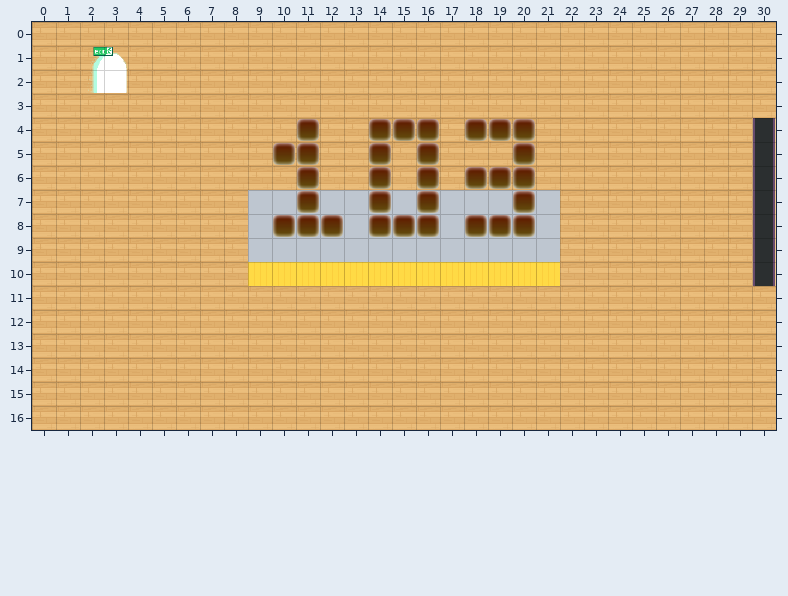
Tiled map (JSON) -- dist/map/103.json. That is the earlier state.
Cells are 32x32 px. Shown: x 0..30, y 0..16.
The result:
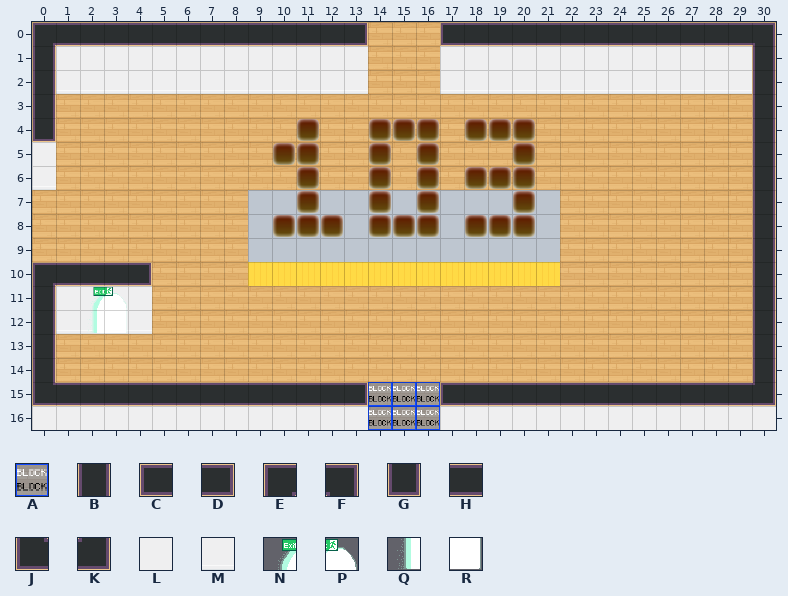
Key: from "Special_Zones": A 0; from "tileset5_export": B 44, C 46, D 47, E 48, F 49, G 55, H 56, J 58, K 59, L 62, M 72; from "worldExit": N 0, P 1, Q 2, R 3.
_ is an empty cell.
Tiles of an added or newly shown layer are drawn over the layers below it.
See-through tiles are keyed as they look on the map.
What changed:
Layer "block-south" (now shown):
There is now tile A in rows 15 to 16 at x 14 to 16.
Layer "walls" (now shown):
There is now tile B in rows 1 to 3 at x 0 and 30; in rows 11 to 14 at x 0 and 30.
There is now tile C in row 0 at x 17; in row 15 at x 17.
There is now tile D in row 0 at x 13; in row 15 at x 13.
There is now tile E in row 0 at x 0.
There is now tile F in row 0 at x 30.
There is now tile G in row 4 at x 0.
There is now tile H in row 0 at x 1 to 12 and 18 to 29; in row 15 at x 1 to 12 and 18 to 29.
There is now tile J in row 15 at x 0.
There is now tile K in row 15 at x 30.
There is now tile L in row 1 at x 1 to 13 and 17 to 29; in row 5 at x 0; in row 16 at x 0 to 13 and 17 to 30.
There is now tile M in row 2 at x 1 to 13 and 17 to 29; in row 6 at x 0.
Layer "walltest" (added):
There is now tile D in row 10 at x 4.
There is now tile E in row 10 at x 0.
There is now tile H in row 10 at x 1 to 3.
There is now tile L in row 11 at x 1 to 4.
There is now tile M in row 12 at x 1 to 4.
Layer "LOBBYx":
There is now tile N in row 11 at x 2.
There is now tile P in row 11 at x 3.
There is now tile Q in row 12 at x 2.
There is now tile R in row 12 at x 3.
The author cleared tile N in row 1 at x 2.
The author cleared tile P in row 1 at x 3.
The author cleared tile Q in row 2 at x 2.
The author cleared tile R in row 2 at x 3.
Changed places in both pictures, as pixel boxes (x1, y1, x2, y2):
changed: (32, 22, 368, 190)
added: (440, 22, 776, 118)
added: (32, 262, 776, 430)
